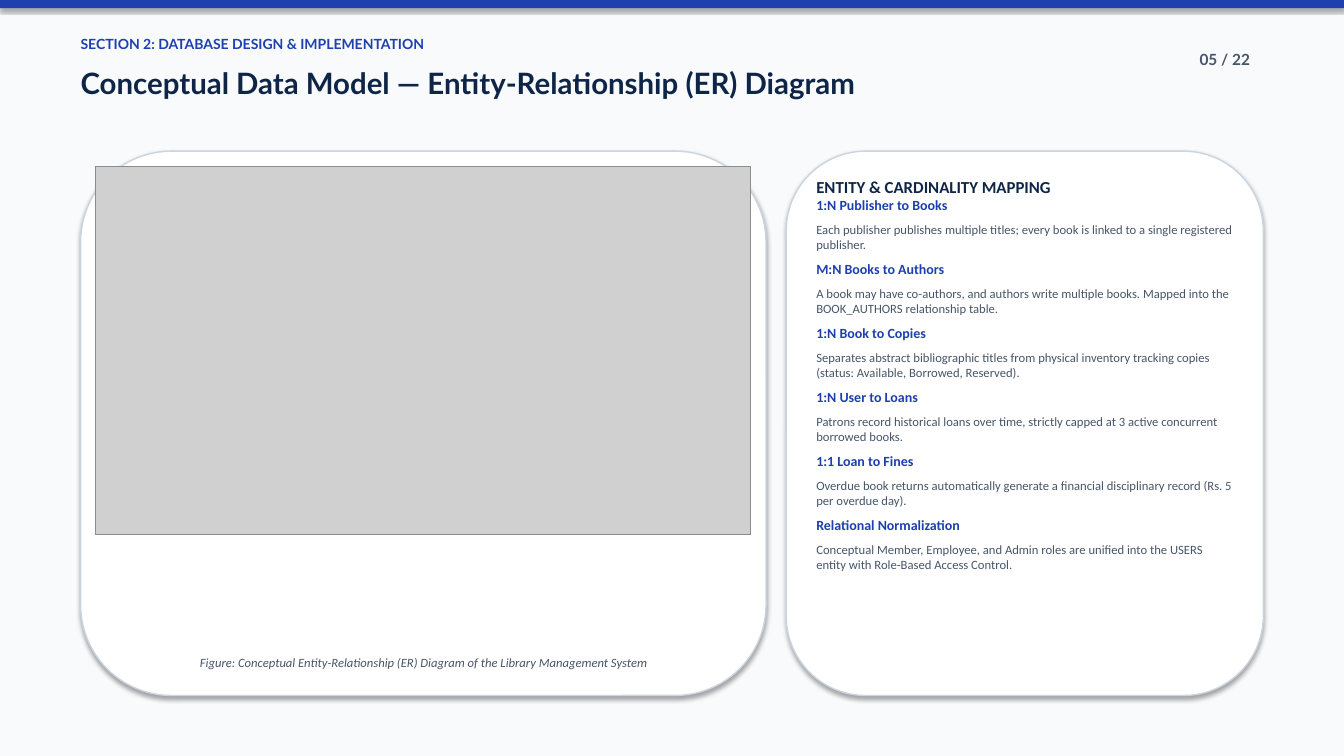
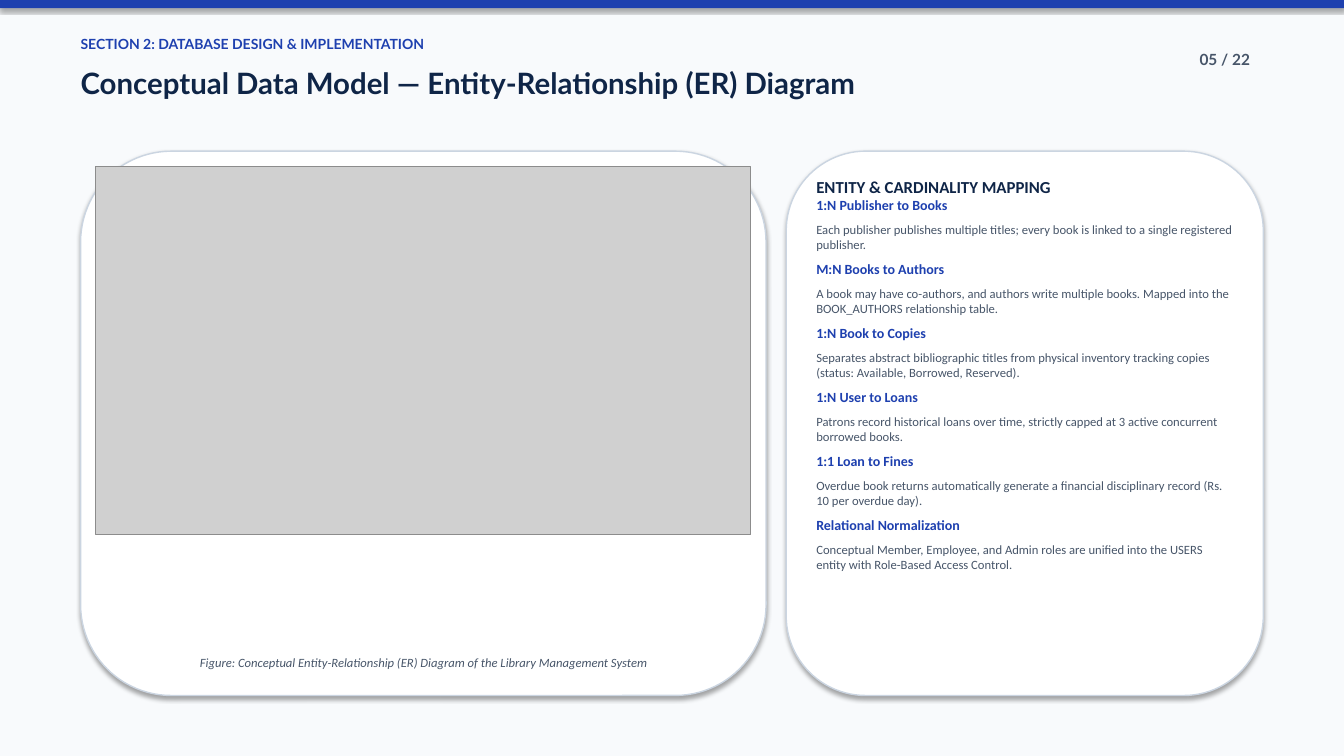
Before and after one commit to Karthi16-png/LIBRARAY-MANAGEMENT-SYSTEM, a slide deck: slide 5 of VITCC_Library_Management_System_Presentation.pptx. Drawn at 1344x756 pixels with LibreOffice and Linux fonts; fonts in the diff are those of the drawing; grey boxes stand for pictures. Boxes give left, top, right and bottom in pixels: in the first picture for what was removed or moved away, otherwise in the second. Text is boxed around its words. In the diff, an @@ line names an element or a change of style, - is before the commit and + after.

```diff
--- a/VITCC_Library_Management_System_Presentation.pptx
+++ b/VITCC_Library_Management_System_Presentation.pptx
@@ text at [816,456,1223,507]: text changed @@
-1:1 Loan to Fines
-Overdue book returns automatically generate a financial disciplinary record (Rs. 5 per overdue day).
+1:1 Loan to Fines
+Overdue book returns automatically generate a financial disciplinary record (Rs. 10 per overdue day).
```
Also in this commit, not shown: 4 other slides changed, 2 other files.
